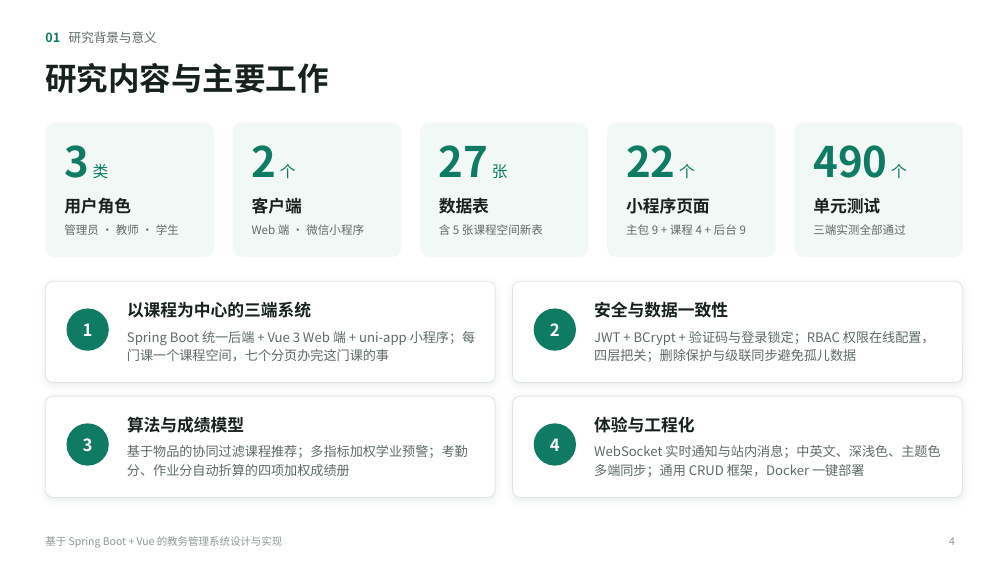
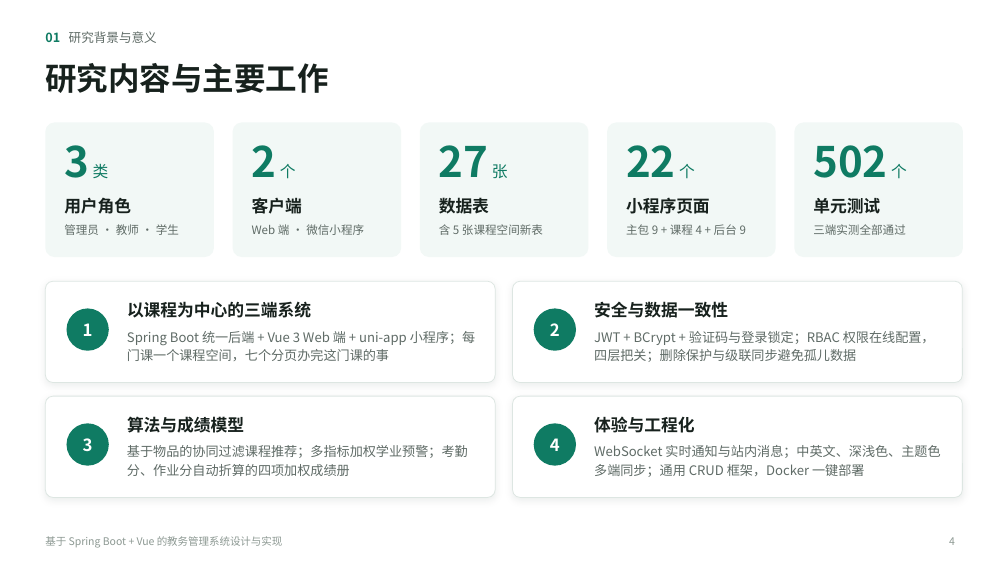
Before and after one commit to waitrain72-byte/education-admin-system, a slide deck: slide 4 of docs/教务管理系统-毕业答辩.pptx. Drawn at 1008x567 pixels with LibreOffice and Linux fonts; fonts in the diff are those of the drawing. Boxes give left, top, right and bottom in pixels: in the first picture for what was removed or moved away, otherwise in the second. Text is boxed around its words. In the diff, an @@ line names an element or a change of style, - is before the commit and + after.

```diff
--- a/docs/教务管理系统-毕业答辩.pptx
+++ b/docs/教务管理系统-毕业答辩.pptx
@@ text at [813, 145, 907, 179]: text changed @@
-490 个
+502 个
```
Also in this commit, not shown: 4 other slides changed.
